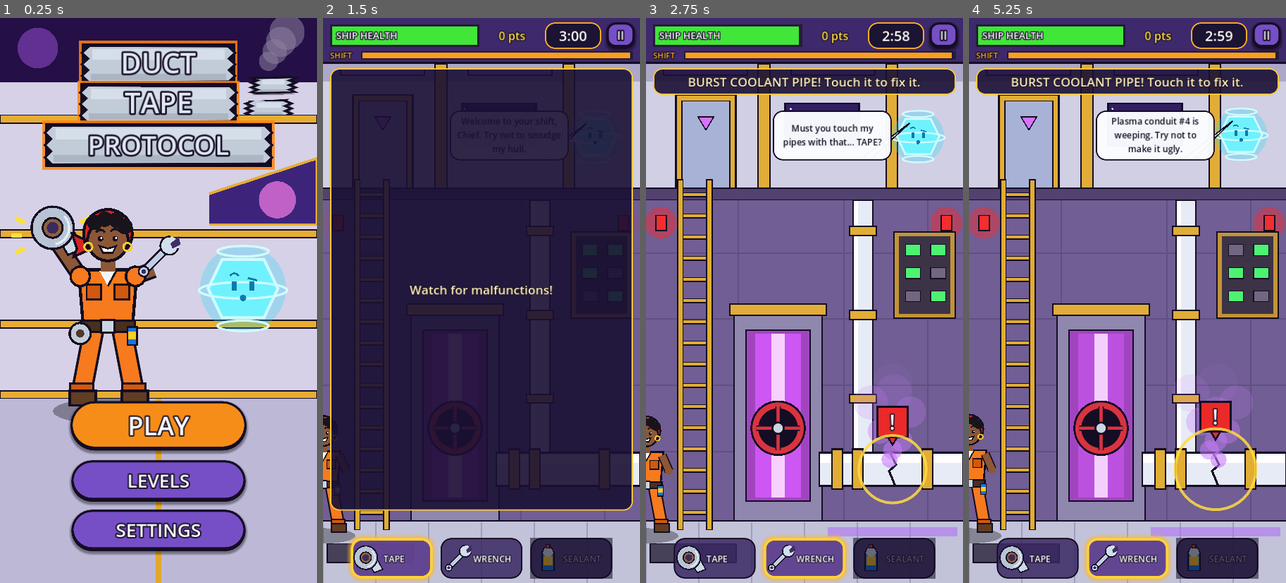
Above: before the commit, frames 1-4 (left to right).
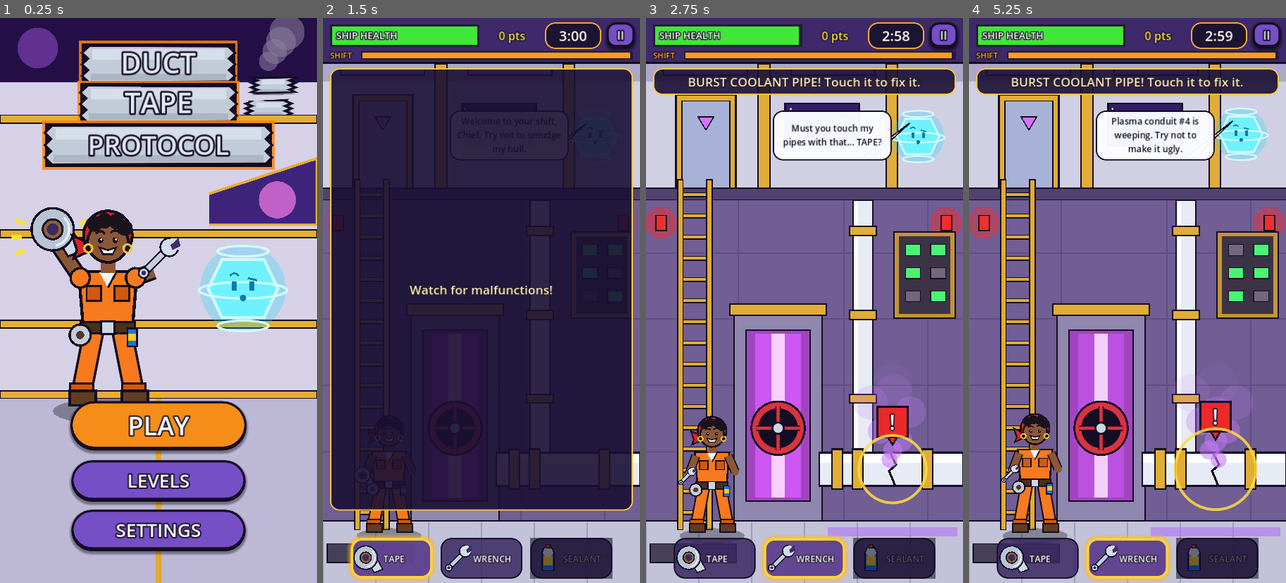
Above: after the commit, the same moments.

Repository: stfleurs/duct-tape-protocol
Game: Godot game, scene res://scenes/main_menu/main_menu.tscn
Same seed, same stepped clock (60 frames per second), same inputs: the game is played once before the commit and once after it.
Inputs (mouse positions are in pixels of both pictures, inside the frame that each line leads up to):
- Up to frame 1 (0.25 s): no input
- Up to frame 2 (1.5 s): click "PLAY" at 0.5 s; click (392, 560) at 1.27 s
- Up to frame 3 (2.75 s): click (804, 560) at 2.02 s
- Up to frame 4 (5.25 s): click "II" at 2.75 s; click "RESTART SHIFT" at 3.5 s; click (1038, 560) at 4.27 s; click (1127, 560) at 5.02 s

The runs differ from the first frame. In frame 1, 1.6% of the frame differs, in the area x 3-57%, y 33-65%; in frame 2, 1.3%; in frame 3, 3.5%; in frame 4, 3.6%, in the area x 0-32%, y 70-93%.
Error before the commit: Invalid call. Nonexistent function 'is_moving' in base 'Node2D (NadineCharacter)'. (res://scenes/rooms/engine_room_view.gd:118)

Commit message:
Nadine: walks to the malfunction, faces it, works with the tool, idle bob, cheer; AnimatedSprite2D from res://assets/art when sprites exist

Diff:
--- a/scenes/ui/nadine_character.gd
+++ b/scenes/ui/nadine_character.gd
@@ -29,6 +29,25 @@
 var _target_x: float = 0.0
 var _is_moving: bool = false
 var _facing_right: bool = true
+var _home_x: float = 0.0
+var _working_tool: String = "" # "duct_tape" / "wrench" while fixing something
+var _cheer_timer: float = 0.0
+var walk_speed: float = 420.0
+
+## Optional painted sprites (res://assets/art/): nadine_idle, nadine_run_1..3, nadine_tape,
+## nadine_wrench, nadine_cheer — transparent, one shared canvas, feet on the same baseline, facing
+## right. When nadine_idle.png exists she becomes an AnimatedSprite2D everywhere she appears;
+## otherwise she is drawn in code (the original look).
+const ANIMS: Dictionary = {
+	"idle": ["nadine_idle"],
+	"run": ["nadine_run_1", "nadine_run_2", "nadine_run_3"],
+	"tape": ["nadine_tape"],
+	"wrench": ["nadine_wrench"],
+	"cheer": ["nadine_cheer"]
+}
+var _sprite: AnimatedSprite2D
+var _sprite_used_rect: Rect2 = Rect2()
+var _sprite_tex_w: float = 0.0
 
 const SKIN_COLOR := Color(0.55, 0.34, 0.21)
 const SKIN_SHADOW := Color(0.44, 0.26, 0.15)
@@ -42,6 +61,92 @@
 
 func _ready() -> void:
 	_target_x = position.x
+	_home_x = position.x
+	_try_load_sprites()
+
+func uses_sprites() -> bool:
+	return _sprite != null
+
+func _try_load_sprites() -> void:
+	var idle_tex: Texture2D = ArtLib.tex("nadine_idle")
+	if idle_tex == null:
+		return
+	var frames := SpriteFrames.new()
+	for anim in ANIMS.keys():
+		var names: Array = ANIMS[anim]
+		var added: int = 0
+		if not frames.has_animation(anim):
+			frames.add_animation(anim)
+		frames.set_animation_loop(anim, true)
+		frames.set_animation_speed(anim, 10.0 if anim == "run" else 4.0)
+		for n in names:
+			var t: Texture2D = ArtLib.tex(String(n))
+			if t != null:
+				frames.add_frame(anim, t)
+				added += 1
+		if added == 0:
+			frames.add_frame(anim, idle_tex)
+	if frames.has_animation("default"):
+		frames.remove_animation("default")
+	_sprite_tex_w = float(idle_tex.get_width())
+	_sprite_used_rect = ArtLib.used_rect(idle_tex)
+	_sprite = AnimatedSprite2D.new()
+	_sprite.sprite_frames = frames
+	_sprite.centered = false
+	_sprite.texture_filter = CanvasItem.TEXTURE_FILTER_LINEAR
+	add_child(_sprite)
+	_sprite.play("idle")
+	_update_sprite()
+
+func _sprite_anim_name() -> String:
+	if _cheer_timer > 0.0 or pose == Pose.RESULTS_THUMBS_UP:
+		return "cheer"
+	if pose == Pose.GAMEPLAY_RUN or _is_moving:
+		return "run"
+	if _working_tool == "duct_tape":
+		return "tape"
+	if _working_tool == "wrench":
+		return "wrench"
+	return "idle"
+
+func get_current_animation() -> String:
+	return _sprite.animation if _sprite != null else _sprite_anim_name()
+
+func _update_sprite() -> void:
+	if _sprite == null:
+		return
+	var anim: String = _sprite_anim_name()
+	if _sprite.animation != anim:
+		_sprite.play(anim)
+	var s: float = character_scale
+	var target_h: float = 262.0 * s
+	var sc: float = target_h / maxf(1.0, _sprite_used_rect.size.y)
+	var bob: float = 0.0
+	if anim == "run":
+		bob = -absf(sin(_anim_time * 11.0)) * 6.0 * s
+	elif _working_tool != "":
+		bob = sin(_anim_time * 9.0) * 3.0 * s
+	else:
+		bob = sin(_anim_time * 3.2) * 4.0 * s # idle bob
+	_sprite.flip_h = not _facing_right
+	var cx: float = _sprite_used_rect.get_center().x
+	if _sprite.flip_h:
+		cx = _sprite_tex_w - cx
+	_sprite.scale = Vector2(sc, sc)
+	_sprite.position = Vector2(-cx * sc, 138.0 * s - _sprite_used_rect.end.y * sc + bob)
+
+func is_moving() -> bool:
+	return _is_moving
+
+func set_home_x(x: float) -> void:
+	_home_x = x
+
+func get_home_x() -> float:
+	return _home_x
+
+## Walks (slides) Nadine along the floor to x. Kept as move_to_x for older callers.
+func walk_to_x(target_x: float) -> void:
+	move_to_x(target_x)
 
 func move_to_x(target_x: float) -> void:
 	_target_x = target_x
@@ -50,8 +155,29 @@
 		_is_moving = true
 		pose = Pose.GAMEPLAY_RUN
 
+func face_towards(x: float) -> void:
+	if absf(x - position.x) > 4.0:
+		_facing_right = x >= position.x
+		queue_redraw()
+
+## Shows Nadine working on a malfunction with a tool ("" = stop working).
+func set_working(tool_id: String) -> void:
+	_working_tool = tool_id
+	if tool_id != "":
+		held_tool_id = tool_id
+	queue_redraw()
+
+func is_working() -> bool:
+	return _working_tool != ""
+
+func cheer(duration_sec: float = 1.2) -> void:
+	_cheer_timer = duration_sec
+	_working_tool = ""
+
 func _process(delta: float) -> void:
 	_anim_time += delta
+	if _cheer_timer > 0.0:
+		_cheer_timer -= delta
 	if _is_moving:
 		var diff: float = _target_x - position.x
 		if absf(diff) <= 6.0:
@@ -60,14 +186,23 @@
 			if pose == Pose.GAMEPLAY_RUN:
 				pose = Pose.GAMEPLAY_STAND
 		else:
-			position.x += signf(diff) * minf(absf(diff), 340.0 * delta)
+			# ease in/out: quicker over long distances, gentle as she arrives
+			var spd: float = clampf(absf(diff) * 4.0, 160.0, walk_speed)
+			position.x += signf(diff) * minf(absf(diff), spd * delta)
+	_update_sprite()
 	queue_redraw()
 
 func _draw() -> void:
 	var s: float = character_scale
-	var bob: float = sin(_anim_time * (11.0 if pose == Pose.GAMEPLAY_RUN else 3.2)) * (5.0 if pose == Pose.GAMEPLAY_RUN else 2.2) * s
+	if _sprite != null:
+		# Painted sprite does the body; we only add the soft ground shadow.
+		draw_Rect_ellipse(Vector2(0, 142 * s), Vector2(62 * s, 14 * s), Color(0, 0, 0, 0.30))
+		return
+	var bob: float = sin(_anim_time * (11.0 if pose == Pose.GAMEPLAY_RUN else (9.0 if _working_tool != "" else 3.2))) * (5.0 if pose == Pose.GAMEPLAY_RUN else 3.6) * s
 	var run_swing: float = sin(_anim_time * 11.0) * (18.0 if pose == Pose.GAMEPLAY_RUN else 0.0) * s
-	var dir: float = 1.0 if _facing_right or pose != Pose.GAMEPLAY_RUN else -1.0
+	var dir: float = 1.0
+	if not _facing_right:
+		draw_set_transform(Vector2.ZERO, 0.0, Vector2(-1.0, 1.0)) # mirror the whole drawn body
 
 	# Ground shadow
 	draw_Rect_ellipse(Vector2(0, 142 * s), Vector2(68 * s, 16 * s), Color(0, 0, 0, 0.32))
@@ -240,13 +375,18 @@
 			# Hands on hips or running with selected tool
 			var left_hand := Vector2((-48 - run_swing * 0.5) * s, (12 + bob) * s)
 			var right_hand := Vector2((48 + run_swing * 0.5) * s, (6 + bob) * s)
+			if _working_tool != "":
+				# Arm reaching out to the malfunction, tool in hand, working away
+				right_hand = Vector2(66 * s, (-34 + bob + sin(_anim_time * 12.0) * 9.0) * s)
 			draw_line(left_shoulder, left_hand, OUTLINE, 18 * s, true)
 			draw_line(left_shoulder, left_hand, SKIN_COLOR, 13 * s, true)
 			draw_line(right_shoulder, right_hand, OUTLINE, 18 * s, true)
 			draw_line(right_shoulder, right_hand, SKIN_COLOR, 13 * s, true)
 			draw_circle(left_hand, 8 * s, SKIN_COLOR)
 			draw_circle(right_hand, 8 * s, SKIN_COLOR)
-			if pose == Pose.GAMEPLAY_RUN or pose == Pose.GAMEPLAY_STAND:
+			if _working_tool != "":
+				DuctTapeUI.draw_tool_illustration(self, _working_tool, right_hand + Vector2(10 * s, -6 * s), 0.55 * s)
+			elif pose == Pose.GAMEPLAY_RUN or pose == Pose.GAMEPLAY_STAND:
 				DuctTapeUI.draw_tool_illustration(self, held_tool_id, left_hand + Vector2(-4 * s, 4 * s), 0.45 * s)
 
 func draw_Rect_ellipse(center: Vector2, radii: Vector2, color: Color) -> void:
